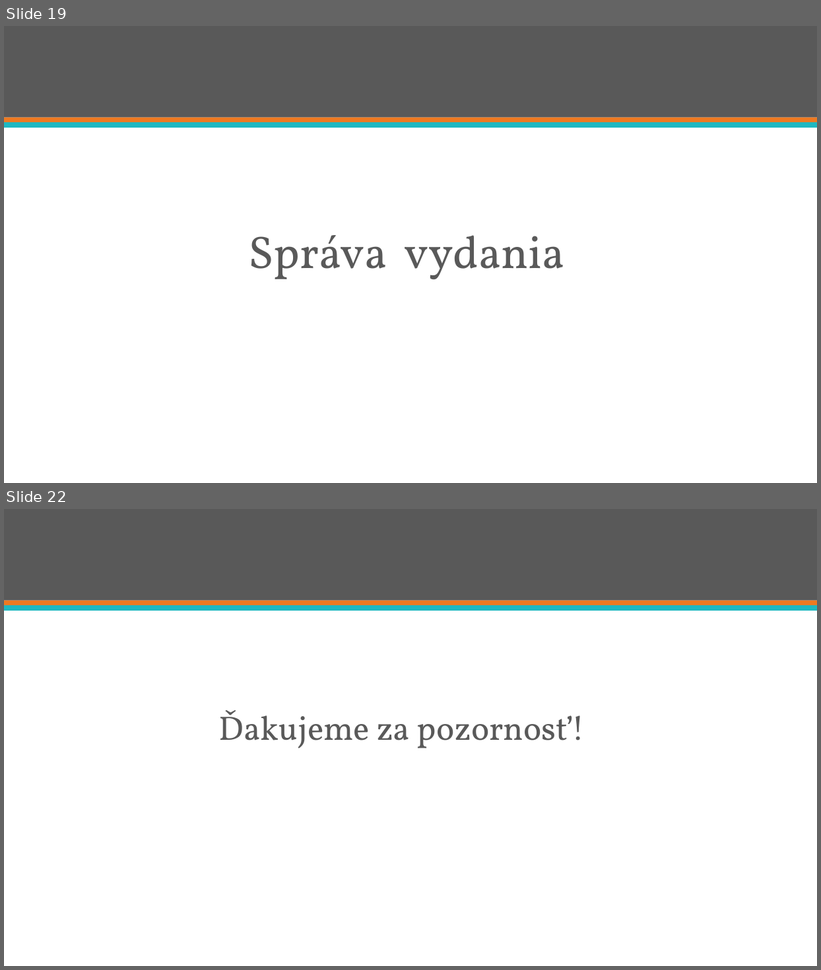
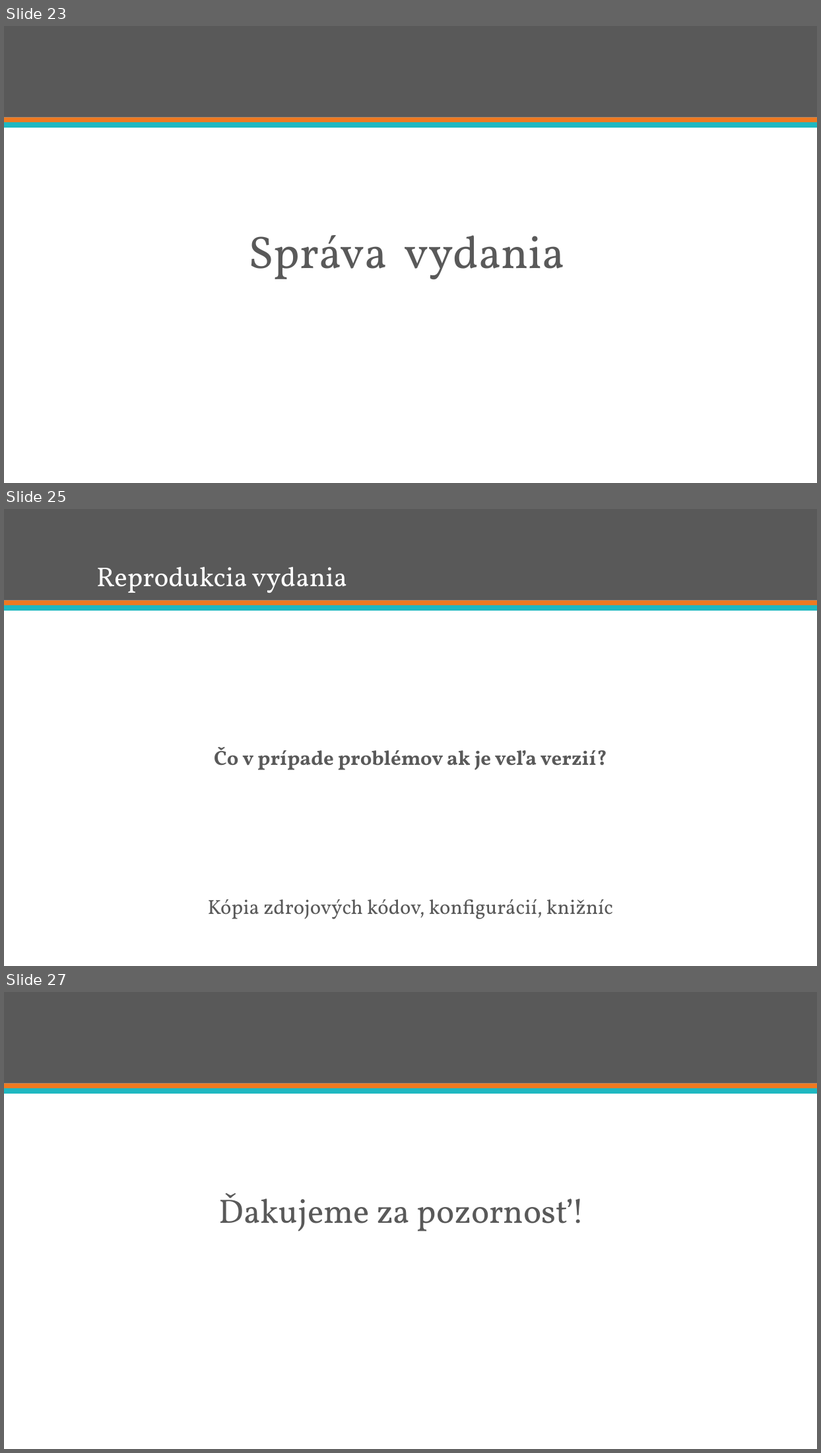
Before and after one commit to ppatrik/swib-prezentacia, a slide deck: swib.pptx. Shown one above the other, each under a label of ours: slides 19 and 22 before the commit, slides 23, 25 and 27 after it; the slides between them are not shown. The pictures are 821x970 and 821x1453 pixels, drawn with LibreOffice and Linux fonts; fonts in the diff are those of the drawing. Boxes give left, top, right and bottom in pixels: in the first picture for what was removed or moved away, otherwise in the second. Text is boxed around its words. In the diff, an @@ line names an element or a change of style, - is before the commit and + after.

```diff
--- a/swib.pptx
+++ b/swib.pptx
@@ slide 25 added at [4,509,817,966], background #FFFFFF; not listed: 3 template elements that a slide beside it also shows @@
@@ title added at [96,566,347,593], 32 pt, text #FFFFFF @@
+Reprodukcia vydania
@@ text added at [208,747,613,920], 24 pt, text #595959 @@
+Čo v prípade problémov ak je veľa verzií?
+Kópia zdrojových kódov, konfigurácií, knižníc
@@ what was slide 19 is now slide 23 @@
@@ what was slide 22 is now slide 27 @@
```
Also in this commit, not shown: 2 slides changed, 5 other slides added, 1 slide removed.
